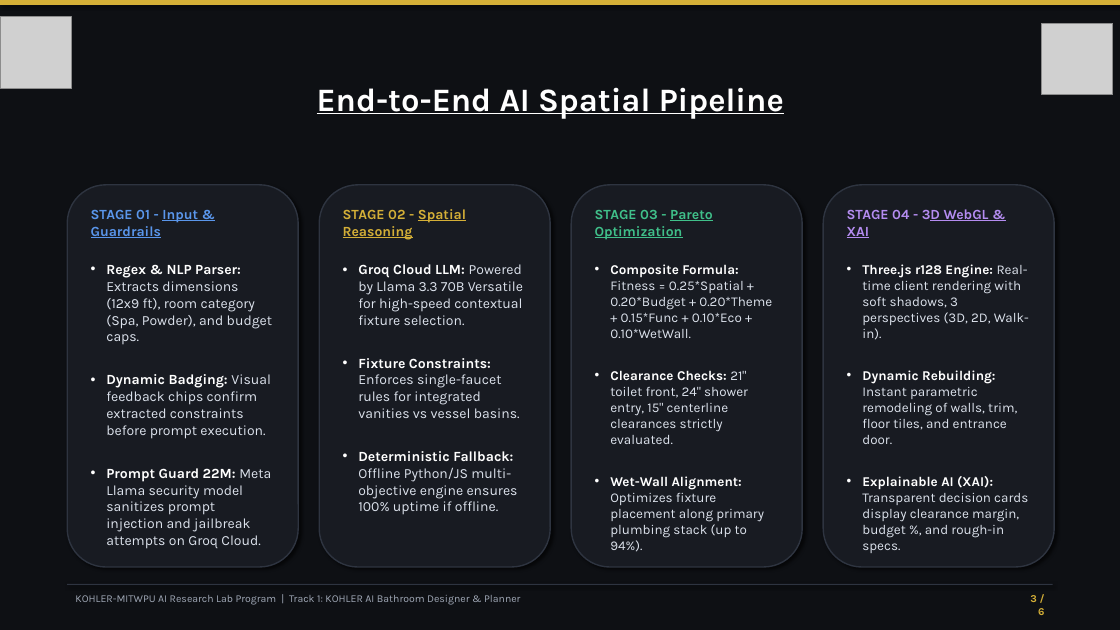
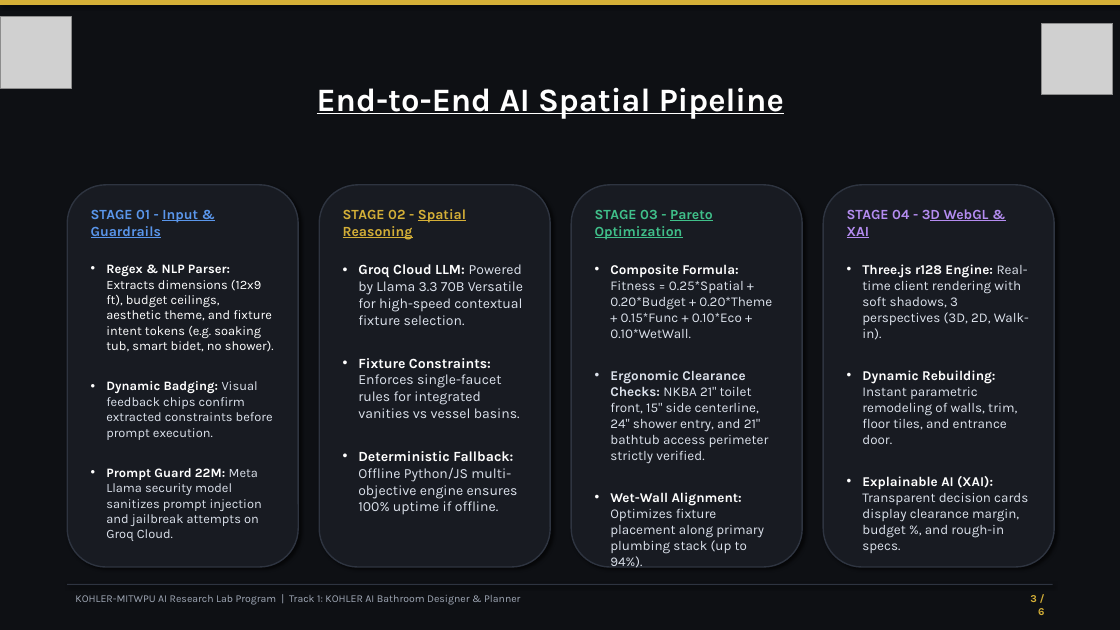
Before and after one commit to krishbhensdadia21/ai-bathroom-designer, a slide deck: slide 3 of assets/Presentation Deck/KOHLER_AI_Bathroom_Designer.pptx. Drawn at 1120x630 pixels with LibreOffice and Linux fonts; fonts in the diff are those of the drawing; grey boxes stand for pictures. Boxes give left, top, right and bottom in pixels: in the first picture for what was removed or moved away, otherwise in the second. Text is boxed around its words. In the diff, an @@ line names an element or a change of style, - is before the commit and + after.

```diff
--- a/assets/Presentation Deck/KOHLER_AI_Bathroom_Designer.pptx
+++ b/assets/Presentation Deck/KOHLER_AI_Bathroom_Designer.pptx
@@ text at [106, 264, 274, 352]: text changed; size 12 to 11 pt; text colour #DCE2EC to #FFFFFF @@
-• Regex & NLP Parser: Extracts dimensions (12x9 ft), room category (Spa, Powder), and budget caps.
+• Regex & NLP Parser: Extracts dimensions (12x9 ft), budget ceilings, aesthetic theme, and fixture intent tokens (e.g. soaking tub, smart bidet, no shower).
@@ text at [106, 381, 273, 541]: size 12 to 11 pt in "Dynamic Badging: Visual feedback chips confirm extracted ...", "Prompt Guard 22M: Meta Llama security model ..." @@
@@ text at [610, 370, 769, 464]: text changed @@
-• Clearance Checks: 21" toilet front, 24" shower entry, 15" centerline clearances strictly evaluated.
+• Ergonomic Clearance Checks: NKBA 21" toilet front, 15" side centerline, 24" shower entry, and 21" bathtub access perimeter strictly verified.
```
Also in this commit, not shown: 2 other slides changed.
